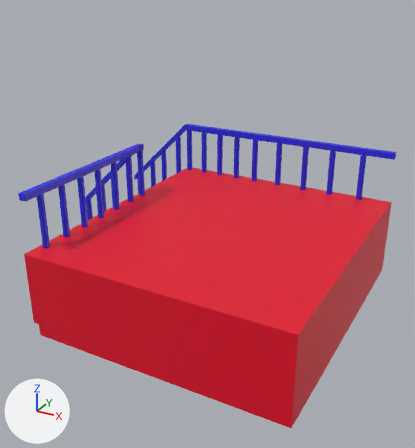
One commit to the FBX model Assets/Models/HG_Models/porchStairs.fbx: the scene before it, then after it.
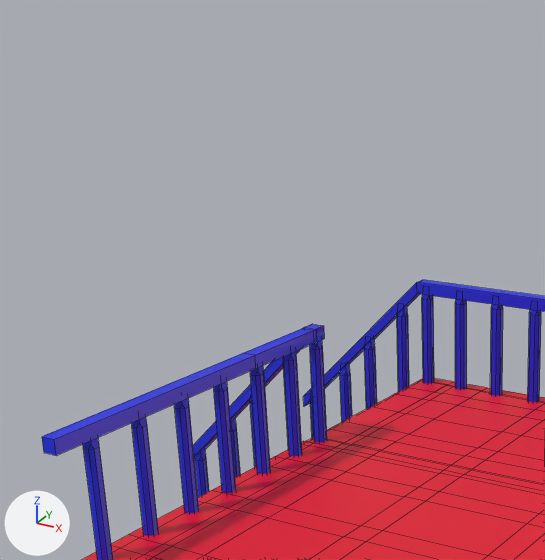
Old and new are each drawn whole from a camera (50 mm lens) standing at (8.06, -11.52, 5.86) and looking at (3.3, -2.87, 1.53) and again close up on the part from 0% to 58% of the width and 0% to 55% of the height. Arrows for +X, +Y and +Z are at lower left; the lights stay in place. The older version's two pictures come first. The close-ups show mesh edges as thin lines.
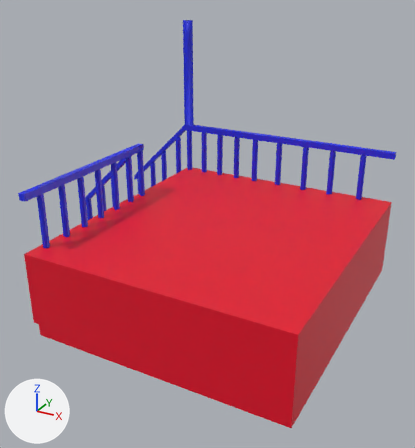
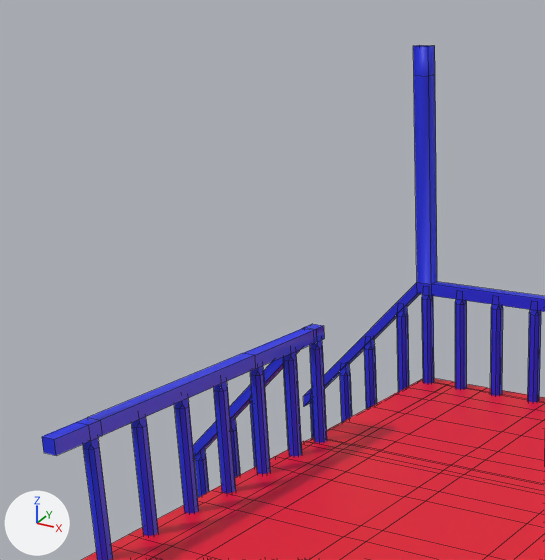
Changed parts and their boxes [x1, y1, x2, y2] in the close-ups (545 x 560 px):
'Cube.003', reshaped
    before: [42, 280, 545, 560]
    after: [42, 45, 545, 560]
part 1 of me_cube_002, built on
    before: [417, 280, 545, 312]
    after: [413, 45, 545, 312]
part 2 of me_cube_002, reshaped
    both: [42, 353, 255, 456]

Edits to the bpy script that builds the scene:
```text
Change me_cube_002:
    used by ob_cube_003; location = (1.3, -0.845, 1.008)
    verts and faces of me_cube_002; kept vertices keep their numbers, new ones are numbered from 2178
    before: 495 (-0.06, -4.55, 1.59) at pixel (41, 436), 496 (-0.06, -4.55, 1.47) at pixel (43, 452), 497 (0.06, -4.55, 1.47) at pixel (56, 455), 498 (0.06, -4.55, 1.59) at pixel (54, 439), 499 (0.06, -2.25, 1.59) at pixel (254, 355)
    before: 500 (-0.06, -2.25, 1.59) at pixel (242, 353), 501 (-0.06, -2.25, 1.47), 502 (0.06, -2.25, 1.47) at pixel (255, 368)
    remove me_cube_002.from_pydata(...)  # 2178 vertices, 1813 faces; spans x -1.64..4.76, y -4.56..0.86, z -1.16..1.59
    add me_cube_002.from_pydata(...)  # 2206 vertices, 1840 faces; spans x -1.64..4.76, y -4.56..0.86, z -1.16..3.88
    me_cube_002 part 1
    8 faces are deleted
    20 vertices are added at x -0.09..4.18, y 0.67..0.8, z 1.45..3.88
    27 new faces join them, mat_material_002 (blue #1e2be7)
    me_cube_002 part 2
    add delete_faces([(496, 501, 502, 497), (495, 500, 501, 496), (495, 498, 499, 500), (497, 502, 499, 498)])
    add for new, old in zip([*range(2194, 2198)], [*range(495, 499)]): verts[new] = verts[old] + (0.0, 0.34, 0.0)
    add for new, old in zip([*range(2198, 2202)], [*range(499, 503)]): verts[new] = verts[old] + (0.0, -1.84, 0.0)
    add faces += [(501, 502, 2201, 2200), (500, 501, 2200, 2199), (499, 500, 2199, 2198), (499, 2198, 2201, 502), (497, 2196, 2197, 498), (495, 498, 2197, 2194)]  # mat_material_002 (blue #1e2be7)
    add faces += [(495, 2194, 2195, 496), (496, 2195, 2196, 497), (2196, 2201, 2198, 2197), (2194, 2199, 2200, 2195), (2195, 2200, 2201, 2196), (2194, 2197, 2198, 2199)]  # mat_material_002 (blue #1e2be7)
```
